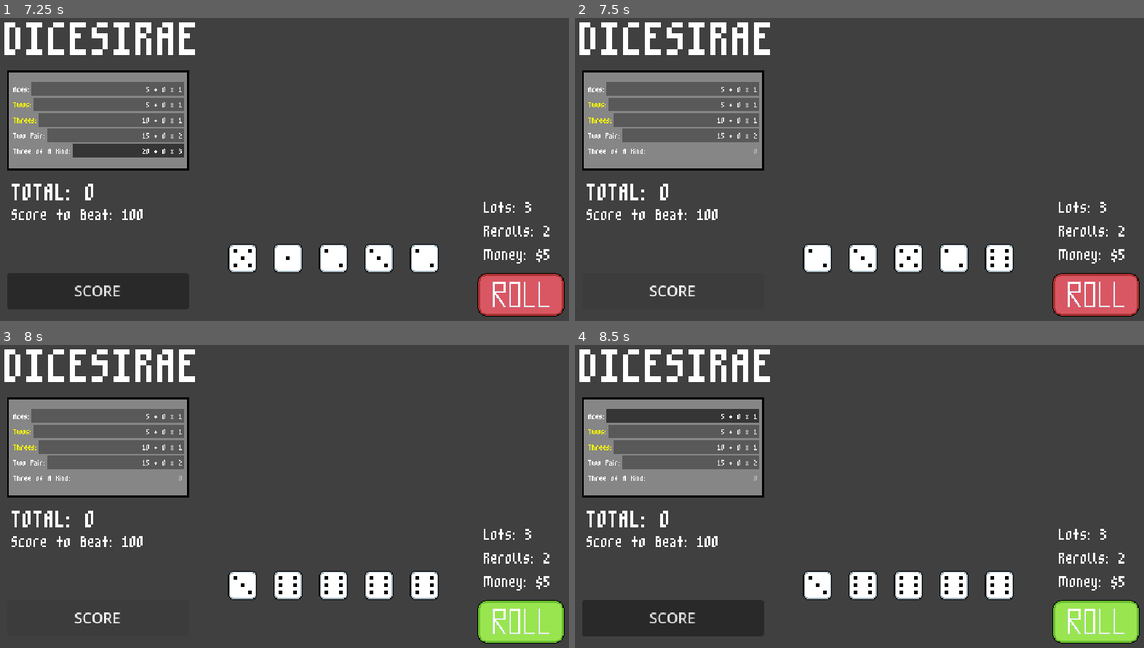
Above: before the commit, frames 1-4 (two rows, left to right).
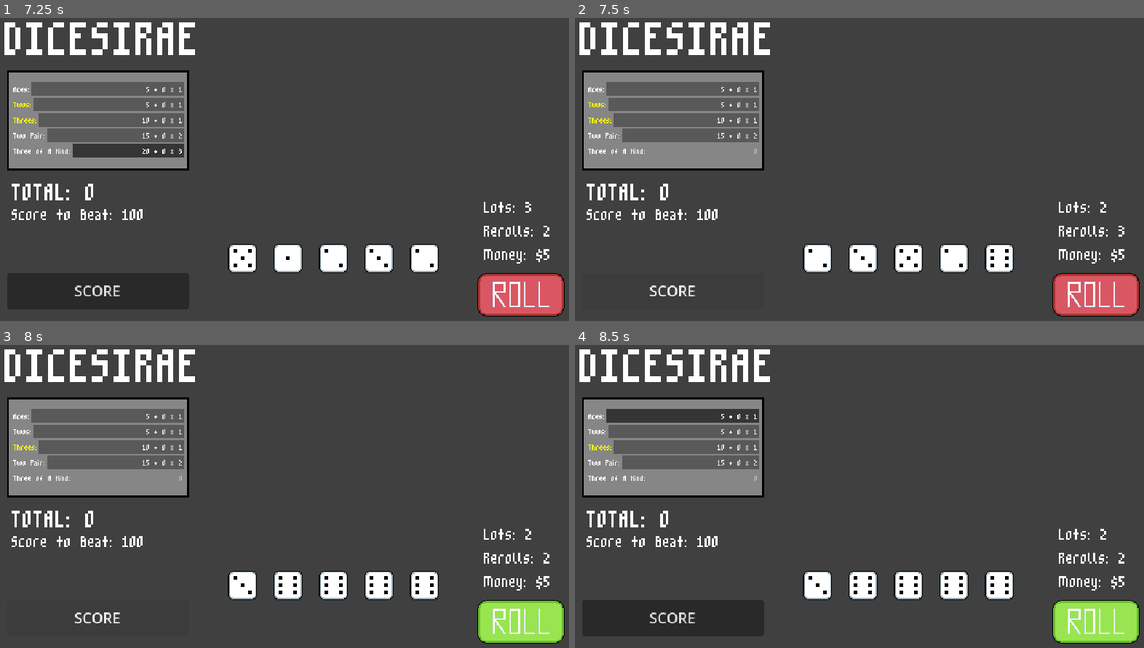
Above: after the commit, the same moments.

Repository: xander6424/DICESIRAE
Game: Godot game, scene res://scenes/main.tscn
The game is run twice, just before and just after one commit, with the same random seed, the same clock (stepped at 60 frames per second) and the same inputs.
Inputs (mouse positions are in pixels of both pictures, inside the frame that each line leads up to):
- Up to frame 1 (7.25 s): click (244, 257) at 0.52 s; click "SCORE" at 1.25 s; click (523, 293) at 2 s; click "5 + 0 x 1" at 2.75 s; click "5 + 0 x 1" at 3.5 s; click "10 + 0 x 1" at 4.25 s; click "15 + 0 x 2" at 5 s; click "20 + 0 x 3" at 5.75 s; click (523, 293) at 6.5 s
- Up to frame 2 (7.5 s): click "SCORE" at 7.25 s
- Up to frame 3 (8 s): no input
- Up to frame 4 (8.5 s): click "5 + 0 x 1" at 8 s

Frame 1 is identical in both runs. In frame 2, less than 0.1% of the frame differs, in the area x 92-97%, y 61-73%; in frame 3, less than 0.1%, in the area x 2-94%, y 27-65%; in frame 4, less than 0.1%.
Error before the commit: Invalid access to property or key 'rolling_dice_list' on a base object of type 'Node (game-data.gd)'. (res://scripts/main.gd:65)

Commit message:
Round Status Slight Fix
Slightly fixed how the round status updates when scoring the dice.

Diff:
--- a/scenes/main.tscn
+++ b/scenes/main.tscn
@@ -158,4 +158,4 @@
 [connection signal="_reset_scorecard" from="." to="Scorecard" method="_reset_scorecard"]
 [connection signal="_update_labels" from="." to="Scorecard" method="_update_labels"]
 [connection signal="_update_scorecard" from="." to="Scorecard" method="_update_scorecard"]
-[connection signal="_update_round_status" from="Scorecard" to="." method="_update_round_status"]
+[connection signal="_on_update_round_status" from="Scorecard" to="." method="_on_update_round_status"]
--- a/scripts/dice.gd
+++ b/scripts/dice.gd
@@ -84,17 +84,18 @@
 
 func save_dice():
 	# Dice to be saved
-	if !dice_saved and !GameData.current_lot_scored:
+	if !dice_saved:
 		dice_saved = true
 		position.y += 40
 		DiceManager.save_dice(dice)
 	# Dice to be unsaved
-	elif dice_saved and GameData.rerolls > 0:
+	elif dice_saved:
 		dice_saved = false
 		position.y -= 40
 		DiceManager.unsave_dice(dice)
 
-	roll_button.disabled = DiceManager.rolling_dice_list.is_empty()
+	if GameData.rerolls > 0:
+		roll_button.disabled = DiceManager.rolling_dice_list.is_empty()
 
 func display_face(face: DiceFace) -> void:
 	var index: int = face.face_value - 1
--- a/scripts/main.gd
+++ b/scripts/main.gd
@@ -3,7 +3,6 @@
 signal _update_labels()
 signal _reset_scorecard()
 signal _update_scorecard()
-signal _save_button_pressed()
 
 @onready var roll_button: TextureButton = %RollButton
 @onready var shop_block: ColorRect = %ShopBlock
@@ -54,15 +53,14 @@
 	print("UPDATING ROUND STATUS")
 
 	if GameData.rerolls <= 0:
-		_save_button_pressed.emit() # Save all remaining dice
 		roll_button.disabled = true
 
 	# Checks if a category has been scored
 	if GameData.current_lot_scored:
+		print("LOT SCORED")
 		GameData.lots -= 1
 		GameData.rerolls = 3
-		_save_button_pressed.emit() # Unsave all dice
-		GameData.rolling_dice_list.clear()
+		#GameData.rolling_dice_list.clear()
 		GameData.first_round_roll = true
 		GameData.current_lot_scored = false
 
--- a/scripts/scorecard.gd
+++ b/scripts/scorecard.gd
@@ -1,6 +1,6 @@
 extends Control
 
-signal _update_round_status()
+signal _on_update_round_status()
 
 @onready var score_button: Button = %ScoreButton
 @onready var lots_label: Label = %Lots
@@ -88,4 +88,4 @@
 			GameData.current_lot_scored = true
 
 			_update_labels()
-			_update_round_status.emit()
+			_on_update_round_status.emit()
